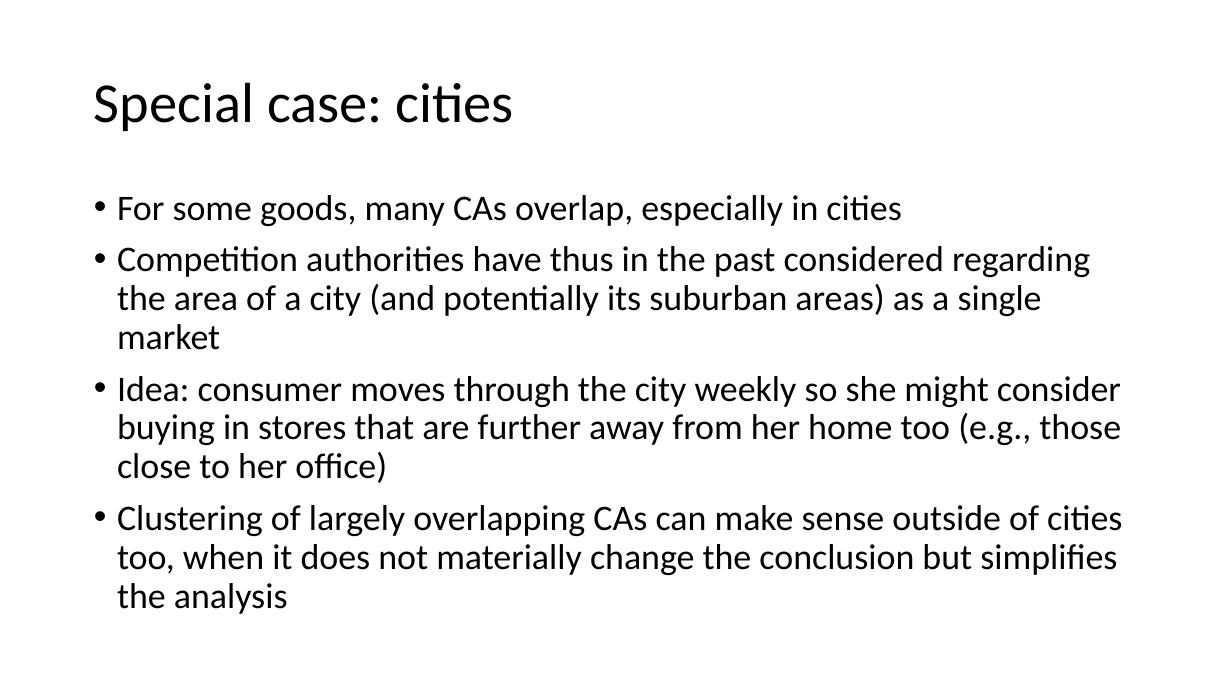
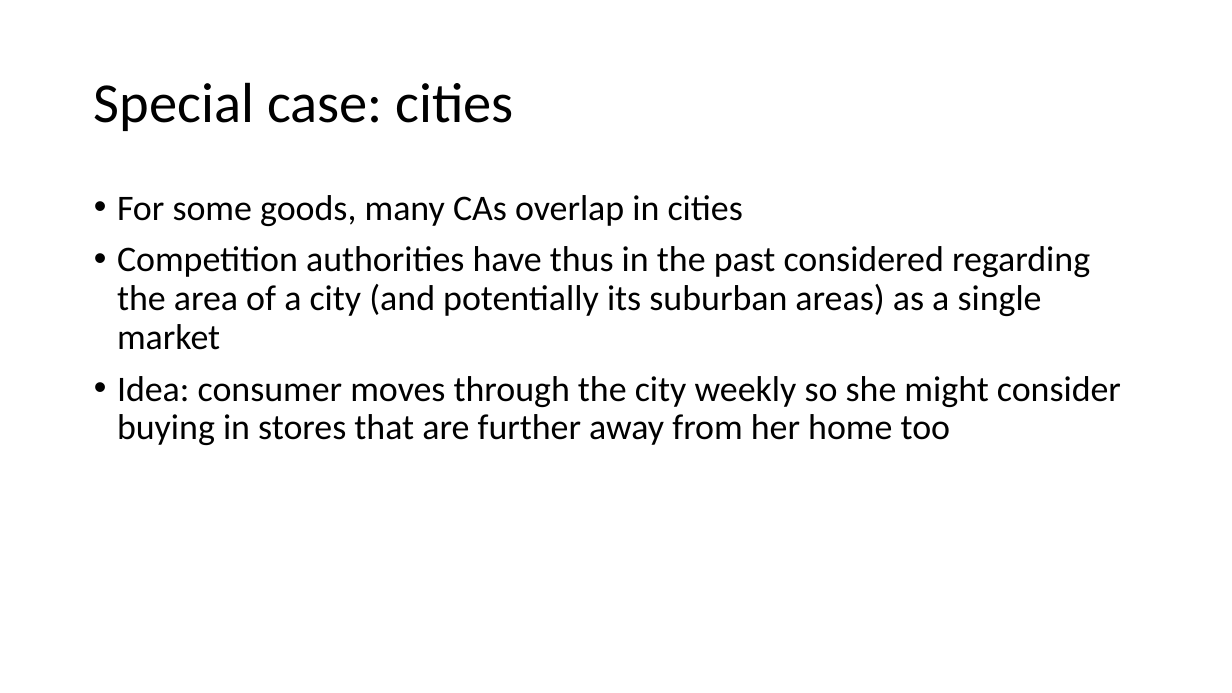
Before and after one commit to moritz-schwarz/website, a slide deck: slide 17 of resources/slides.pptx (slide 16 before the commit). Drawn at 1232x693 pixels with LibreOffice and Linux fonts; fonts in the diff are those of the drawing. Boxes give left, top, right and bottom in pixels: in the first picture for what was removed or moved away, otherwise in the second. Text is boxed around its words. In the diff, an @@ line names an element or a change of style, - is before the commit and + after.

```diff
--- a/resources/slides.pptx
+++ b/resources/slides.pptx
@@ text at [117, 195, 743, 226]: text changed @@
-• For some goods, many CAs overlap, especially in cities
+• For some goods, many CAs overlap in cities
@@ text at [117, 376, 1121, 445]: text changed @@
-• Idea: consumer moves through the city weekly so she might consider buying in stores that are further away from her home too (e.g., those close to her office)
-• Clustering of largely overlapping CAs can make sense outside of cities too, when it does not materially change the conclusion but simplifies the analysis
+• Idea: consumer moves through the city weekly so she might consider buying in stores that are further away from her home too
```
Also in this commit, not shown: 14 other slides changed, 7 slides removed, 1 other file.
